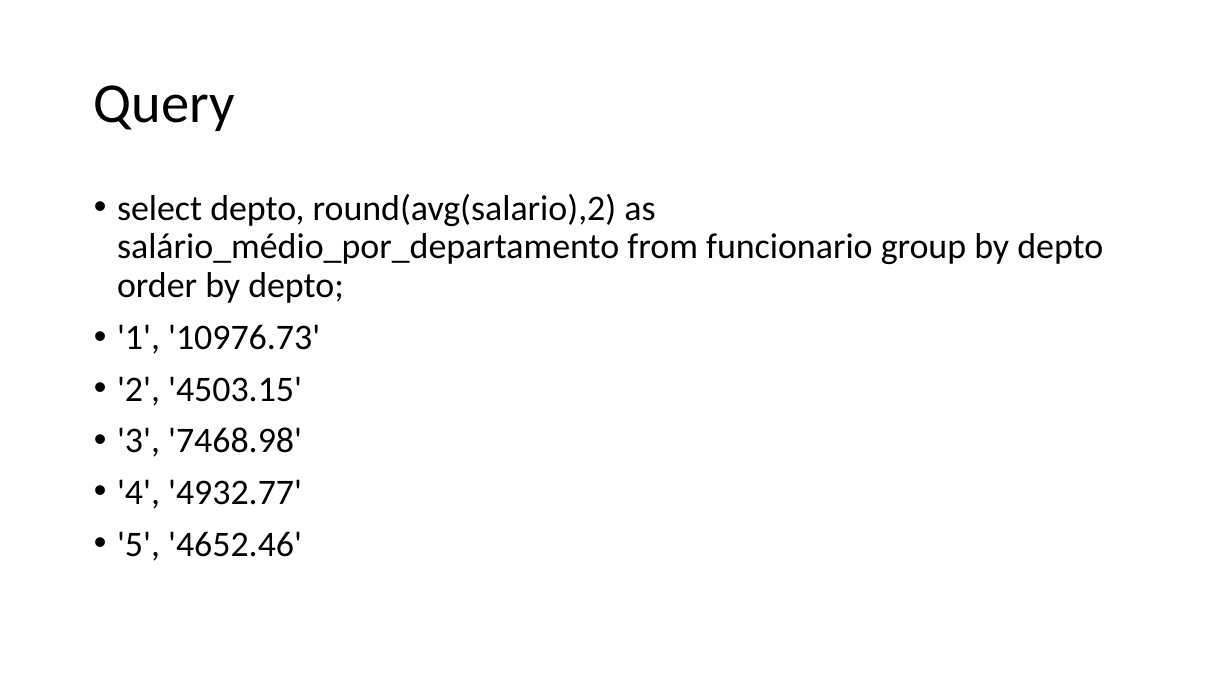
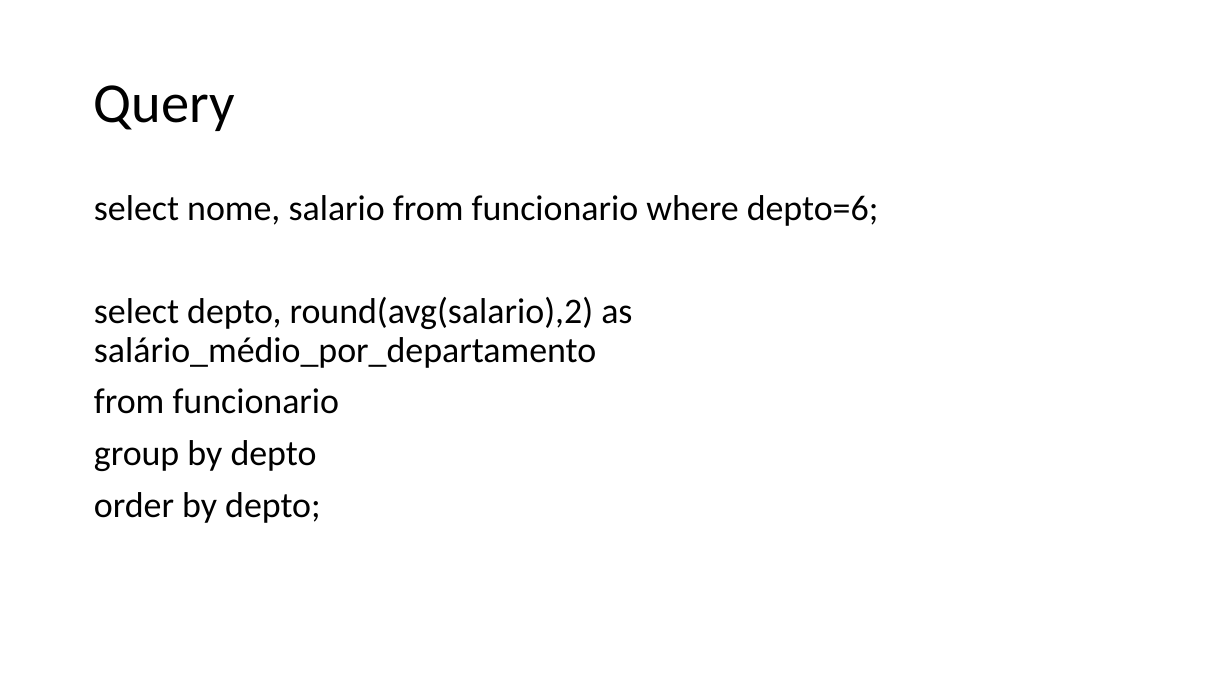
Before and after one commit to dourivaljunior/Curso-de-mySQL, a slide deck: slide 48 of Curso dev full stack aula mysql 03.pptx (slide 26 before the commit). Drawn at 1232x693 pixels with LibreOffice and Linux fonts; fonts in the diff are those of the drawing. Boxes give left, top, right and bottom in pixels: in the first picture for what was removed or moved away, otherwise in the second. Text is boxed around its words. In the diff, an @@ line names an element or a change of style, - is before the commit and + after.

```diff
--- a/Curso dev full stack aula mysql 03.pptx
+++ b/Curso dev full stack aula mysql 03.pptx
@@ text at <box>94,195,879,523</box>: text changed @@
-• select depto, round(avg(salario),2) as salário_médio_por_departamento from funcionario group by depto order by depto;
-• '1', '10976.73'
-• '2', '4503.15'
-• '3', '7468.98'
-• '4', '4932.77'
-• '5', '4652.46'
+select nome, salario from funcionario where depto=6;
+select depto, round(avg(salario),2) as salário_médio_por_departamento
+from funcionario
+group by depto
+order by depto;
```
Also in this commit, not shown: 32 other slides changed, 47 slides added, 4 other files.
